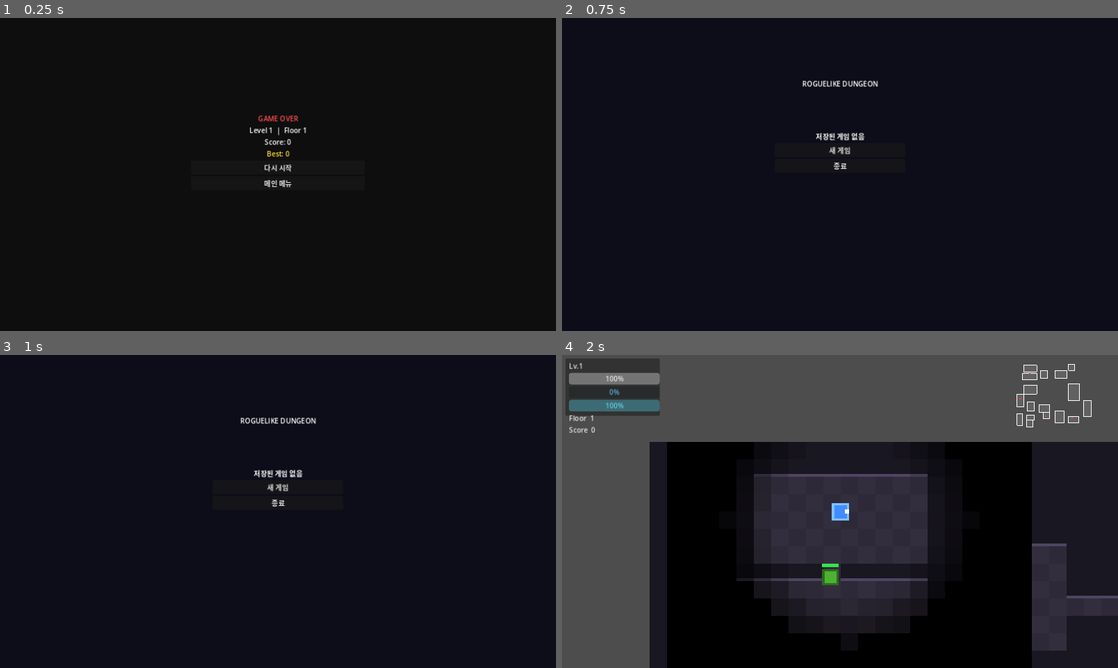
Above: before the commit, frames 1-4 (two rows, left to right).
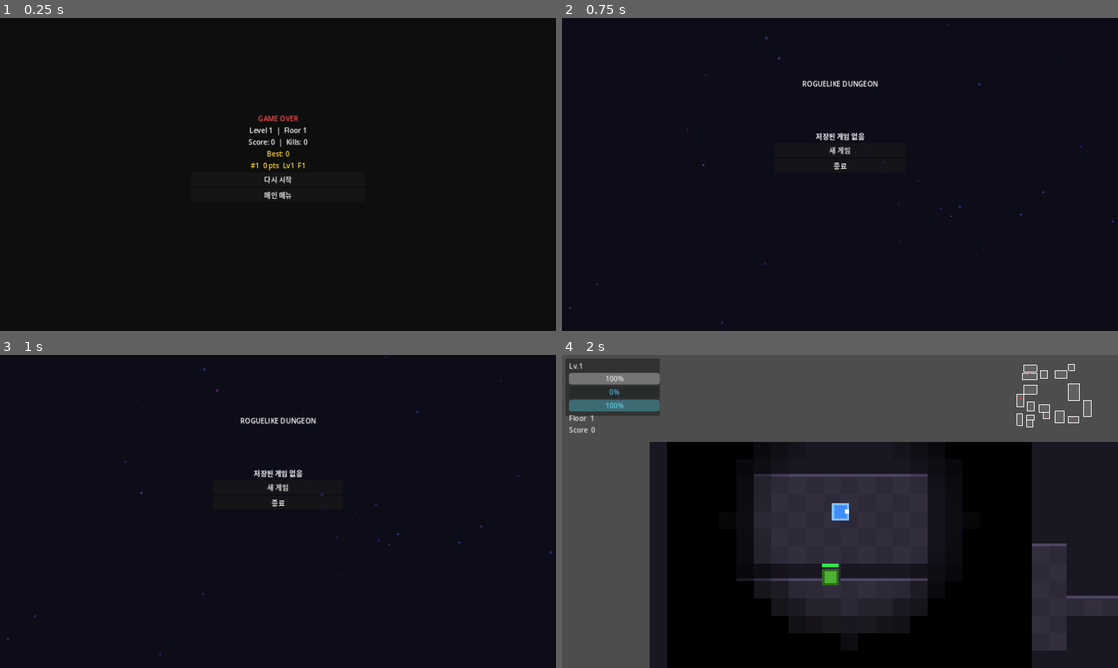
Above: after the commit, the same moments.

Repository: sin857000-code/Valid
Game: Godot game, scene res://scenes/ui/game_over.tscn
Two runs of this game, one before a commit and one after it. Both use one fixed random seed, a clock stepped at 60 frames per second and the inputs below. This scene is started directly instead of the project's main scene.
Inputs:
- Up to frame 1 (0.25 s): no input
- Up to frame 2 (0.75 s): click "메인 메뉴" at 0.5 s
- Up to frame 3 (1 s): no input
- Up to frame 4 (2 s): click "새 게임" at 1.25 s

The runs differ from the first frame. In frame 1, 0.5% of the frame differs, in the area x 44-56%, y 38-58%; in frame 2, less than 0.1%; in frame 3, less than 0.1%; in frame 4, nothing differs.

Commit message:
Cycle 8: kills counter, top-3 scores on game over, animated main menu
- game_manager: kills counter incremented on add_score; reset() clears kills
- high_score: added get_scores() returning full sorted Array
- game_over: shows kills in score line; displays top-3 high score entries with gold/grey colors
- main_menu: shows best score in gold at top; floating particles on background

https://claude.ai/code/session_01W1t3cyazDUadMr1eE4hi94

Diff:
--- a/roguelike/scripts/core/game_manager.gd
+++ b/roguelike/scripts/core/game_manager.gd
@@ -8,6 +8,7 @@
 var score: int = 0
 var exp: int = 0
 var level: int = 1
+var kills: int = 0
 
 func exp_to_next() -> int:
 	return level * 50
@@ -25,6 +26,7 @@
 
 func add_score(amount: int) -> void:
 	score += amount
+	kills += 1
 	add_exp(amount)
 
 func save() -> void:
@@ -64,3 +66,4 @@
 	score = 0
 	exp = 0
 	level = 1
+	kills = 0
--- a/roguelike/scripts/core/high_score.gd
+++ b/roguelike/scripts/core/high_score.gd
@@ -31,3 +31,6 @@
 	if scores.is_empty():
 		return 0
 	return scores[0]["score"]
+
+static func get_scores() -> Array:
+	return load_scores()
--- a/roguelike/scripts/ui/game_over.gd
+++ b/roguelike/scripts/ui/game_over.gd
@@ -10,9 +10,19 @@
 	var hs = load("res://scripts/core/high_score.gd")
 	hs.save_score(GameManager.score, GameManager.current_floor, GameManager.level)
 
-	score_label.text = "Score: %d" % GameManager.score
+	score_label.text = "Score: %d  |  Kills: %d" % [GameManager.score, GameManager.kills]
 	level_label.text = "Level %d  |  Floor %d" % [GameManager.level, GameManager.current_floor]
-	best_label.text = "Best: %d" % hs.get_best_score()
+	var scores = hs.get_scores()
+	if scores.size() > 0:
+		best_label.text = "Best: %d" % scores[0].get("score", 0)
+		for i in range(min(3, scores.size())):
+			var s = scores[i]
+			var lbl = Label.new()
+			lbl.text = "#%d  %d pts  Lv%d  F%d" % [i+1, s.get("score",0), s.get("level",1), s.get("floor",1)]
+			lbl.horizontal_alignment = HORIZONTAL_ALIGNMENT_CENTER
+			lbl.modulate = Color(1.0, 0.85, 0.2) if i == 0 else Color(0.8, 0.8, 0.8)
+			$VBoxContainer.add_child(lbl)
+			$VBoxContainer.move_child(lbl, $VBoxContainer.get_child_count() - 3)
 
 	GameManager.delete_save()
 	retry_button.pressed.connect(_on_retry)
--- a/roguelike/scripts/ui/main_menu.gd
+++ b/roguelike/scripts/ui/main_menu.gd
@@ -16,9 +16,36 @@
 	else:
 		save_info.text = "저장된 게임 없음"
 
+	var hs = load("res://scripts/core/high_score.gd")
+	var best = hs.get_best_score()
+	if best > 0:
+		var best_lbl = Label.new()
+		best_lbl.text = "최고 점수: %d" % best
+		best_lbl.horizontal_alignment = HORIZONTAL_ALIGNMENT_CENTER
+		best_lbl.modulate = Color(1.0, 0.85, 0.2)
+		$VBox.add_child(best_lbl)
+		$VBox.move_child(best_lbl, 0)
+
+	_spawn_bg_particles()
+
 	continue_button.pressed.connect(_on_continue)
 	new_game_button.pressed.connect(_on_new_game)
 	quit_button.pressed.connect(_on_quit)
+
+func _spawn_bg_particles() -> void:
+	for i in range(30):
+		var p = ColorRect.new()
+		var sz = randf_range(2, 6)
+		p.size = Vector2(sz, sz)
+		p.color = Color(randf_range(0.2, 0.6), randf_range(0.1, 0.4), randf_range(0.5, 1.0), randf_range(0.3, 0.7))
+		p.position = Vector2(randf_range(0, 1280), randf_range(0, 720))
+		$Background.add_child(p)
+		var duration = randf_range(4.0, 10.0)
+		var target_y = p.position.y - randf_range(200, 500)
+		var tween = p.create_tween().set_loops()
+		tween.tween_property(p, "position:y", target_y, duration)
+		tween.tween_property(p, "position:y", 750.0, 0.01)
+		tween.tween_property(p, "modulate:a", randf_range(0.3, 0.7), duration)
 
 func _on_continue() -> void:
 	get_tree().change_scene_to_file("res://scenes/maps/dungeon.tscn")
